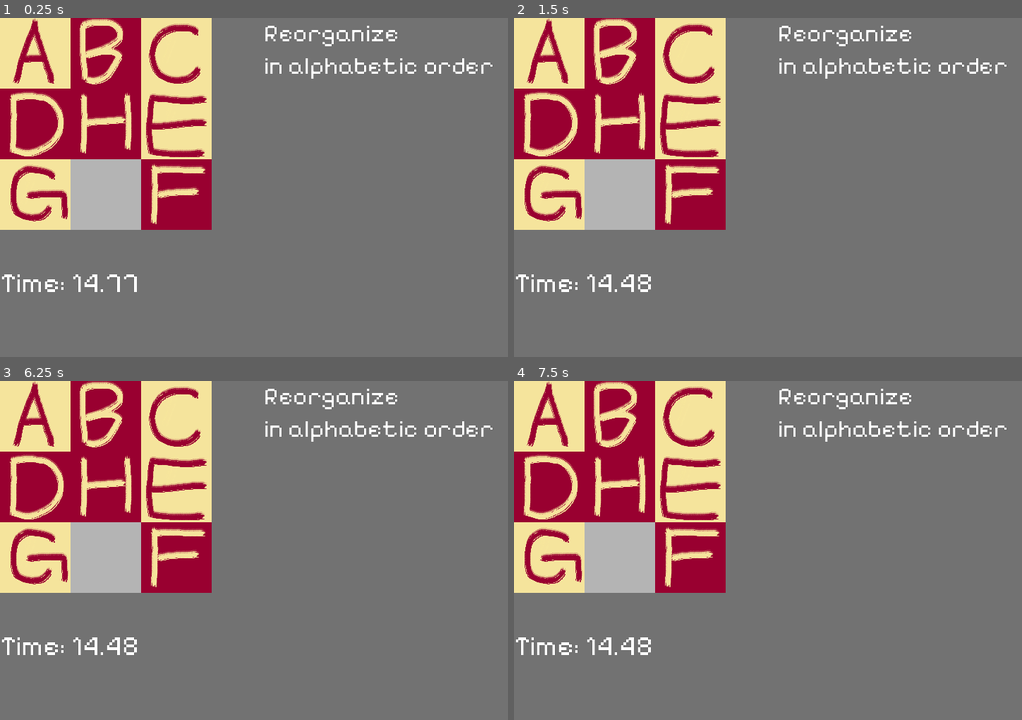
Above: before the commit, frames 1-4 (two rows, left to right).
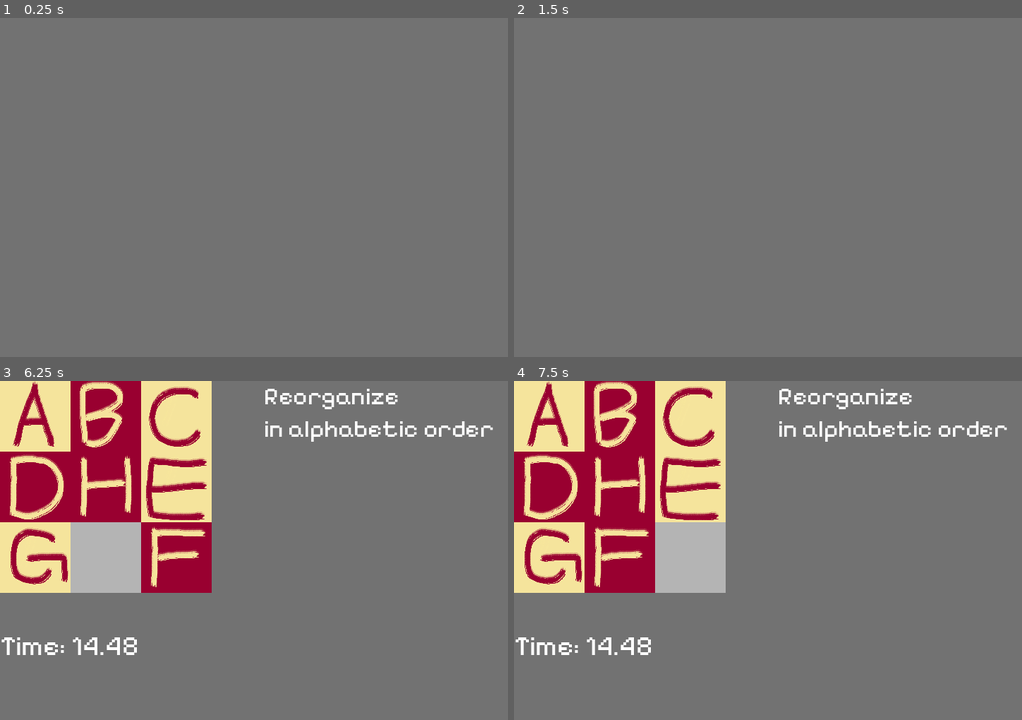
Above: after the commit, the same moments.

Repository: SabrinaRoss/Braincelll-Limited
Game: Godot game, scene res://Scene/popup/PopUp.tscn
Two runs of this game, one before a commit and one after it. Both use one fixed random seed, a clock stepped at 60 frames per second and the inputs below. This scene is started directly instead of the project's main scene.
Inputs (mouse positions are in pixels of both pictures, inside the frame that each line leads up to):
- Up to frame 1 (0.25 s): no input
- Up to frame 2 (1.5 s): tap Enter at 0.5 s; move the mouse to (620, 123) at 0.52 s; hold Right (ui_right) 0.53-1.28 s; tap B at 0.6 s; click (620, 123) at 0.67 s; tap Space at 1.25 s; move the mouse to (666, 204) at 1.27 s; hold Down (ui_down) from 1.28 s (still down); tap C at 1.35 s; click (666, 204) at 1.42 s
- Up to frame 3 (6.25 s): tap Enter at 2, 3.5 s; move the mouse to (304, 475) at 2.02 s; release Down (ui_down) at 2.03 s; hold Right (ui_right) 2.03-2.78 s; tap E at 2.1, 5.1 s; click (304, 475) at 2.17 s; tap Space at 2.75, 4.25 s; move the mouse to (228, 618) at 2.77 s; hold Up (ui_up) 2.78-3.53 s; tap F at 2.85, 5.85 s; click (228, 618) at 2.92 s; move the mouse to (406, 601) at 3.52 s; hold Left (ui_left) 3.53-5.03 s; tap B at 3.6 s; click (406, 601) at 3.67 s; move the mouse to (101, 499) at 4.27 s; tap C at 4.35 s; click (101, 499) at 4.42 s; move the mouse to (279, 550) at 5.02 s; hold Down (ui_down) 5.03-5.78 s; click (279, 550) at 5.17 s; move the mouse to (177, 465) at 5.77 s; hold Right (ui_right) from 5.78 s (still down); click (177, 465) at 5.92 s
- Up to frame 4 (7.5 s): move the mouse to (879, 533) at 6.52 s; release Right (ui_right) at 6.53 s; hold Up (ui_up) 6.53-7.28 s; tap B at 6.6 s; click (879, 533) at 6.67 s; move the mouse to (666, 567) at 7.27 s; hold Right (ui_right) from 7.28 s (still down); tap C at 7.35 s; click (666, 567) at 7.42 s

The runs differ from the first frame. In frame 1, 27% of the frame differs, in the area x 0-97%, y 0-81%; in frame 2, 27%; in frame 3, 0.6%; in frame 4, 6.3%.

Commit message:
Popup container completed
- made a workaround with using "visibility" of the canvas layer
- removed the pop_container because it was causing mouse input problem

Diff:
--- a/Scene/popup/PopUp.gd
+++ b/Scene/popup/PopUp.gd
@@ -4,25 +4,18 @@
 # Called when the node enters the scene tree for the first time.
 func _ready():
 	$Timer.start()
-	print($Popup.is_visible())
+	hide_qte()
+
+
+func show_qte():
+	$popup_container.visible = true
+
+func hide_qte():
+	$popup_container.visible = false
+
+
 
 func _on_timer_timeout():
 	if($Timer.is_stopped()):
 		print("It's about to pop off!!")
-
-		$Popup.show()
-		print($Popup.is_visible())
-
-
-
-
-
-
-func _on_popup_mouse_entered():
-	print("Yes this mouse has enter the scene")
-
-
-
-
-func _on_popup_mouse_exited():
-	print("This mouse has left the business")
+		show_qte()
--- a/Scene/popup/PopUp.tscn
+++ b/Scene/popup/PopUp.tscn
@@ -7,16 +7,17 @@
 z_as_relative = false
 script = ExtResource("1_hqsjc")
 
+[node name="popup_container" parent="." instance=ExtResource("2_y2icl")]
+unique_name_in_owner = true
+layer = 2
+visible = false
+
 [node name="Popup" type="Popup" parent="."]
 initial_position = 4
 size = Vector2i(720, 480)
-visible = true
 always_on_top = true
 transparent = true
 mouse_passthrough = true
-
-[node name="popup_container" parent="Popup" instance=ExtResource("2_y2icl")]
-layer = 2
 
 [node name="Timer" type="Timer" parent="."]
 wait_time = 6.0
